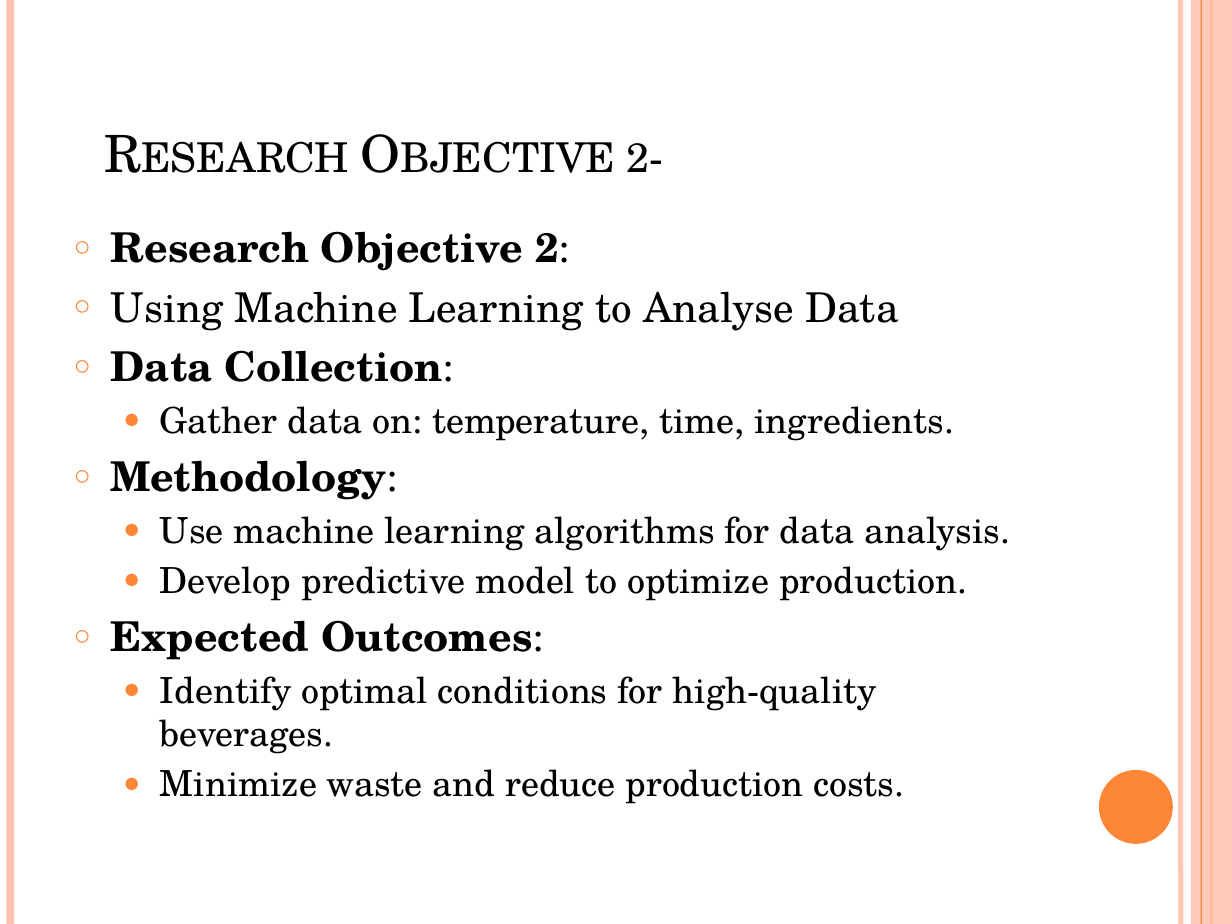
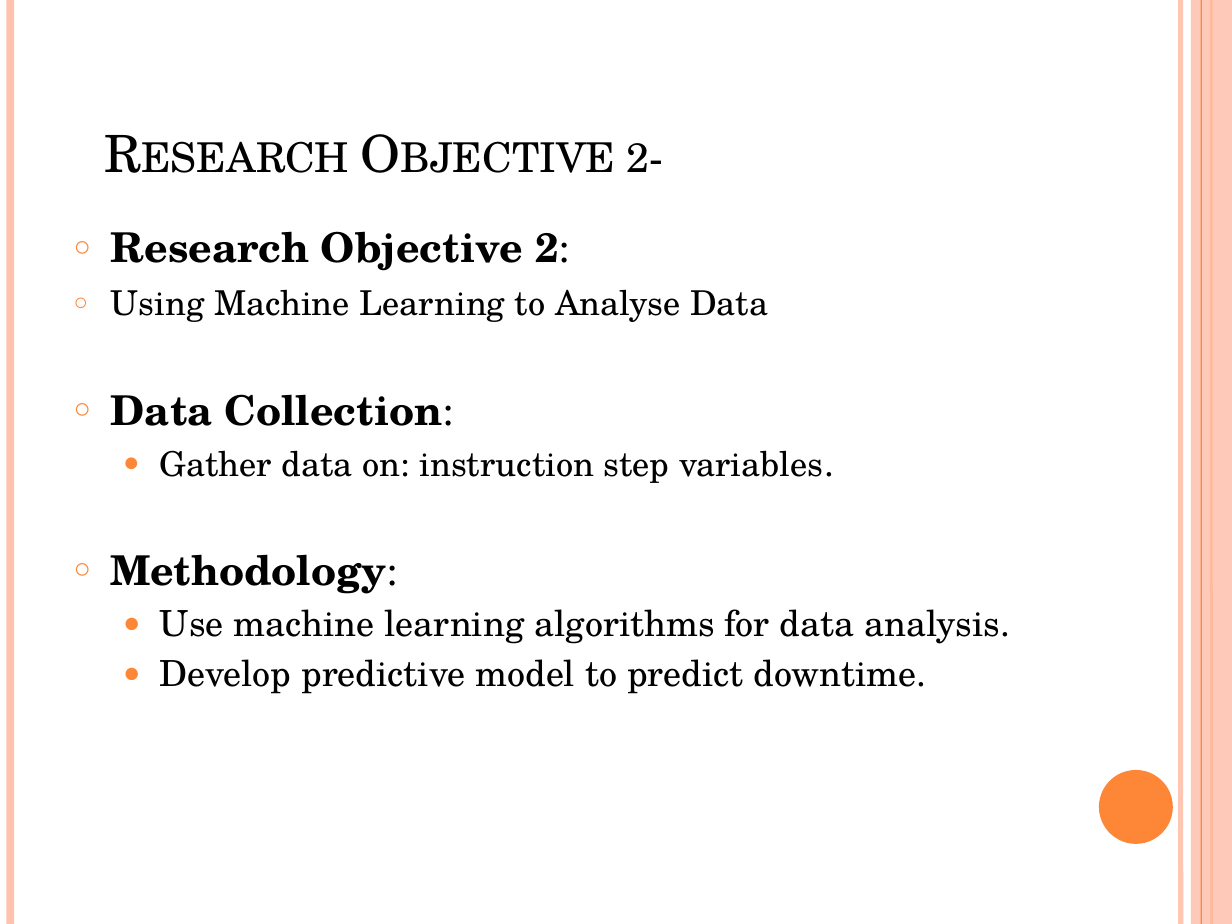
Before and after one commit to MichelleMoran431/Capstone---CCT, a slide deck: slide 6 of Presentation/Enhancing Beverage Production Process Efficiency.pptx. Drawn at 1232x924 pixels with LibreOffice and Linux fonts; fonts in the diff are those of the drawing. Boxes give left, top, right and bottom in pixels: in the first picture for what was removed or moved away, otherwise in the second. Text is boxed around its words. In the diff, an @@ line names an element or a change of style, - is before the commit and + after.

```diff
--- a/Presentation/Enhancing Beverage Production Process Efficiency.pptx
+++ b/Presentation/Enhancing Beverage Production Process Efficiency.pptx
@@ text at [111, 289, 768, 322]: size 24 to 20 pt in "Using Machine Learning to Analyse Data" @@
@@ text at [160, 450, 834, 483]: text changed; size 21 to 20 pt @@
-  ● Gather data on: temperature, time, ingredients.
+  ● Gather data on: instruction step variables.
@@ text at [160, 659, 927, 694]: text changed @@
-  ● Develop predictive model to optimize production.
-○ Expected Outcomes:
-  ● Identify optimal conditions for high-quality beverages.
-  ● Minimize waste and reduce production costs.
+  ● Develop predictive model to predict downtime.
```
Also in this commit, not shown: 9 other slides changed, 1 slide added, 1 other file.
